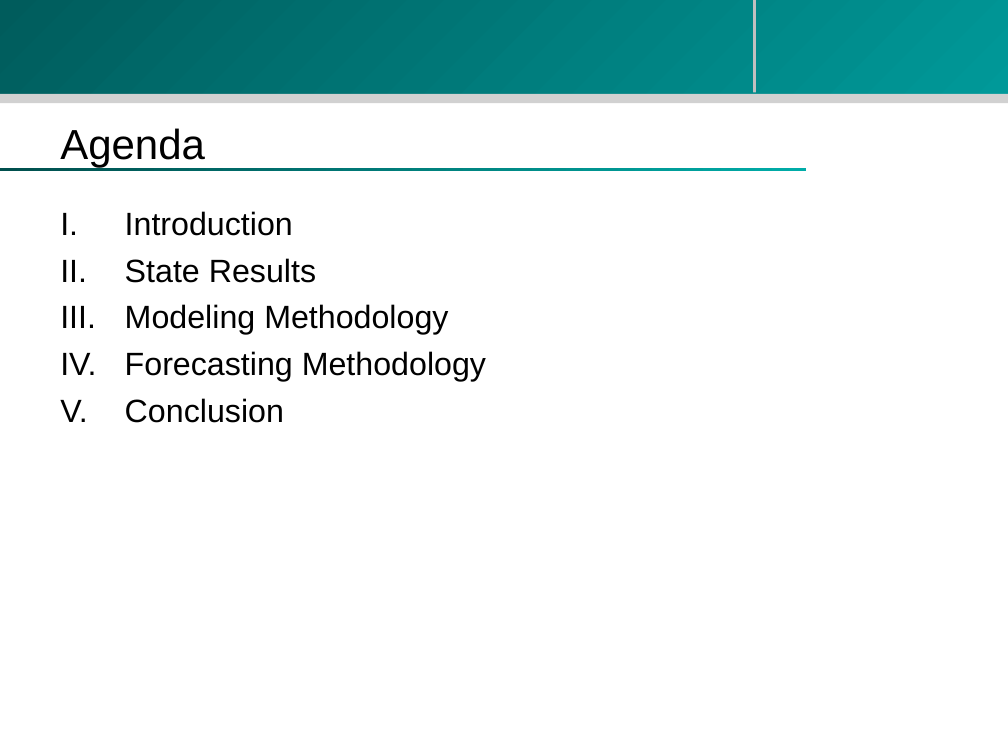
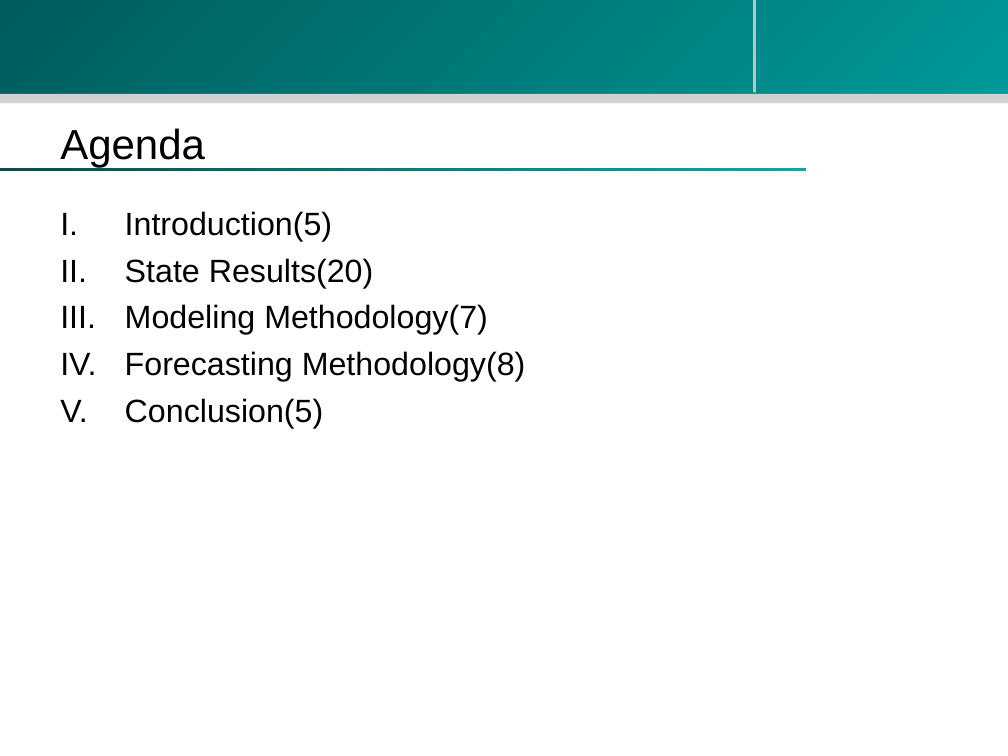
Before and after one commit to zhouzhenghui/svnrepository, a slide deck: slide 2 of SVNRepository/Presentation/M.Eng Final Presentation-take2.ppt. Drawn at 1008x756 pixels with LibreOffice and Linux fonts; fonts in the diff are those of the drawing; background and template pictures are left out. Boxes give left, top, right and bottom in pixels: in the first picture for what was removed or moved away, otherwise in the second. Text is boxed around its words. In the diff, an @@ line names an element or a change of style, - is before the commit and + after.

```diff
--- a/SVNRepository/Presentation/M.Eng Final Presentation-take2.ppt
+++ b/SVNRepository/Presentation/M.Eng Final Presentation-take2.ppt
@@ text at [125,211,526,428]: text changed @@
-I. Introduction
-II. State Results
-III. Modeling Methodology
-IV. Forecasting Methodology
-V. Conclusion
+I. Introduction(5)
+II. State Results(20)
+III. Modeling Methodology(7)
+IV. Forecasting Methodology(8)
+V. Conclusion(5)
```
Also in this commit, not shown: 3 other slides changed, 2 slides added, 1 slide removed.
